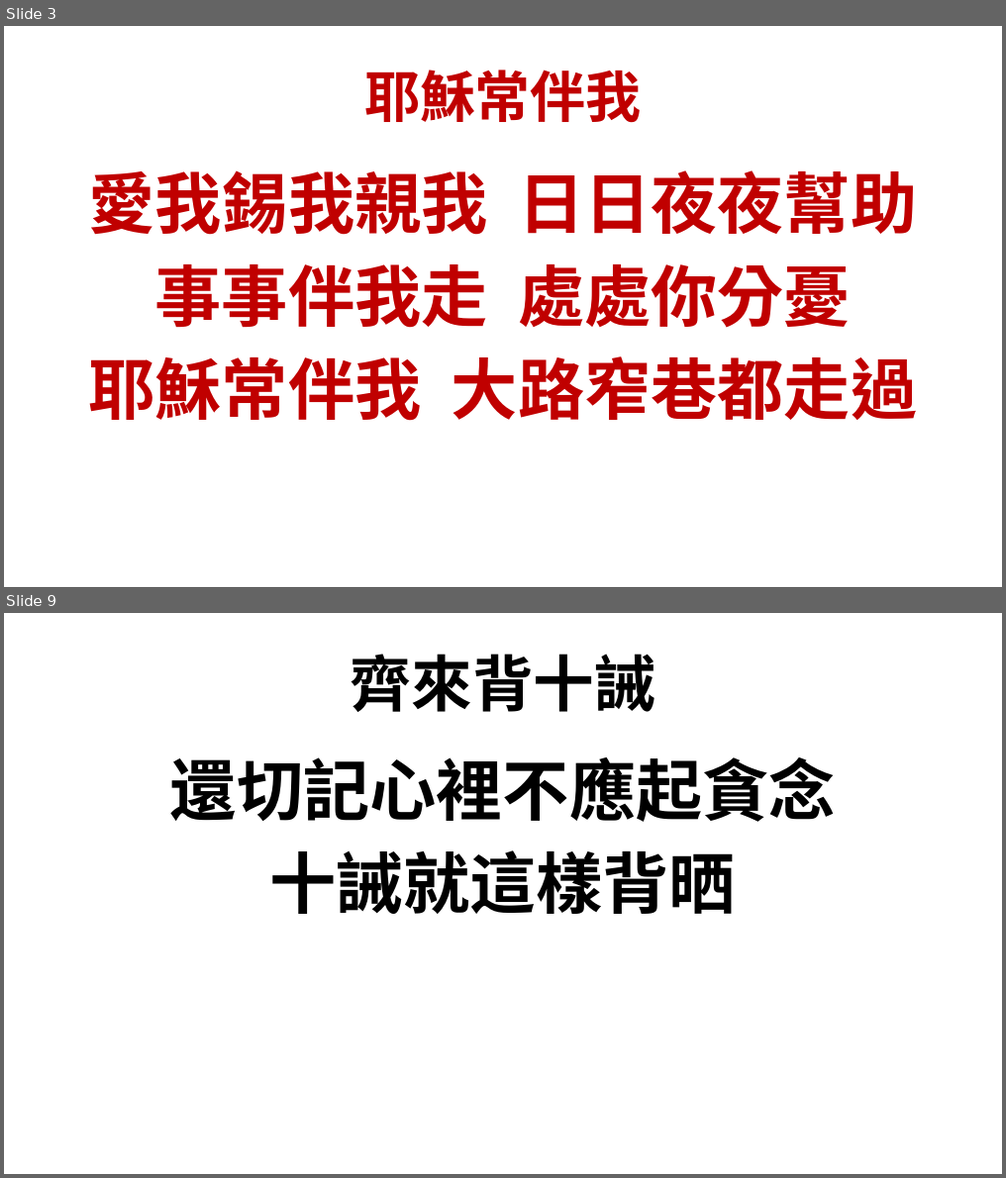
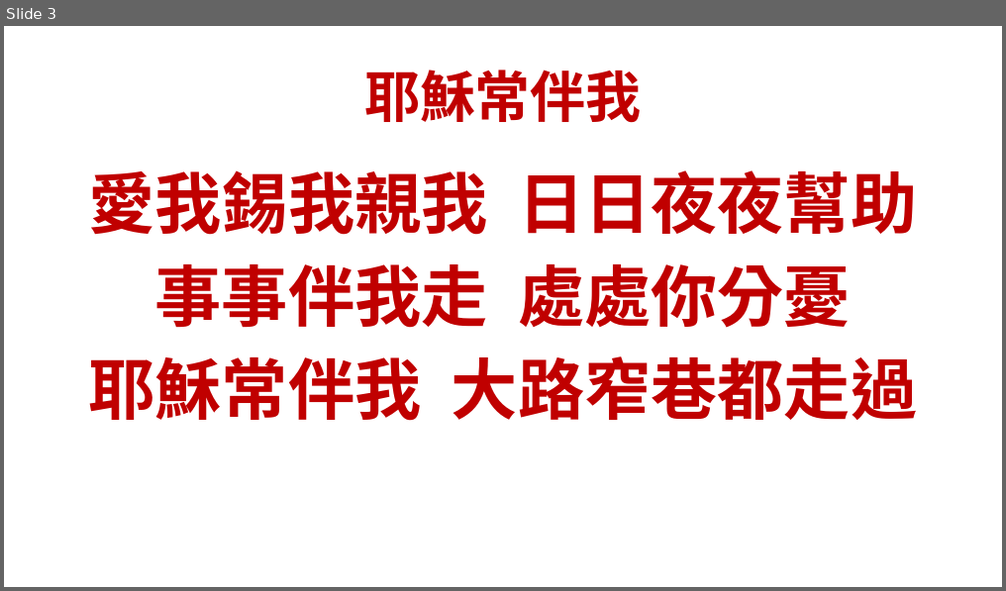
Before and after one commit to batisuoc/bible-school, a slide deck: 2019/7月.pptx. Shown one above the other, each under a label of ours: slides 3 and 9 before the commit, slide 3 after it; the slides between them are not shown. The pictures are 1006x1178 and 1006x591 pixels, drawn with LibreOffice and Linux fonts; fonts in the diff are those of the drawing; background and template pictures are left out. Boxes give left, top, right and bottom in pixels: in the first picture for what was removed or moved away, otherwise in the second. Text is boxed around its words. In the diff, an @@ line names an element or a change of style, - is before the commit and + after.

```diff
--- a/2019/7月.pptx
+++ b/2019/7月.pptx
@@ slide 9 removed at [4,613,1002,1174], background picture (left out) @@
@@ title removed at [350,654,655,712] @@
-齊來背十誡
@@ text removed at [170,758,836,914] @@
-還切記心裡不應起貪念
-十誡就這樣背晒
```
Also in this commit, not shown: 5 other slides removed, 1 other file.
